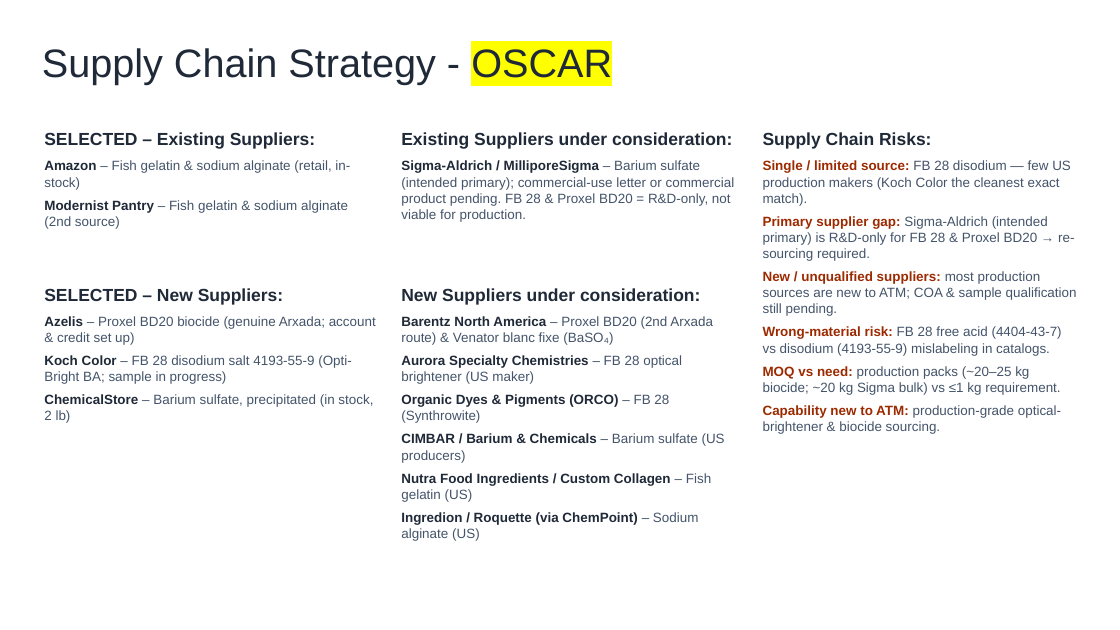
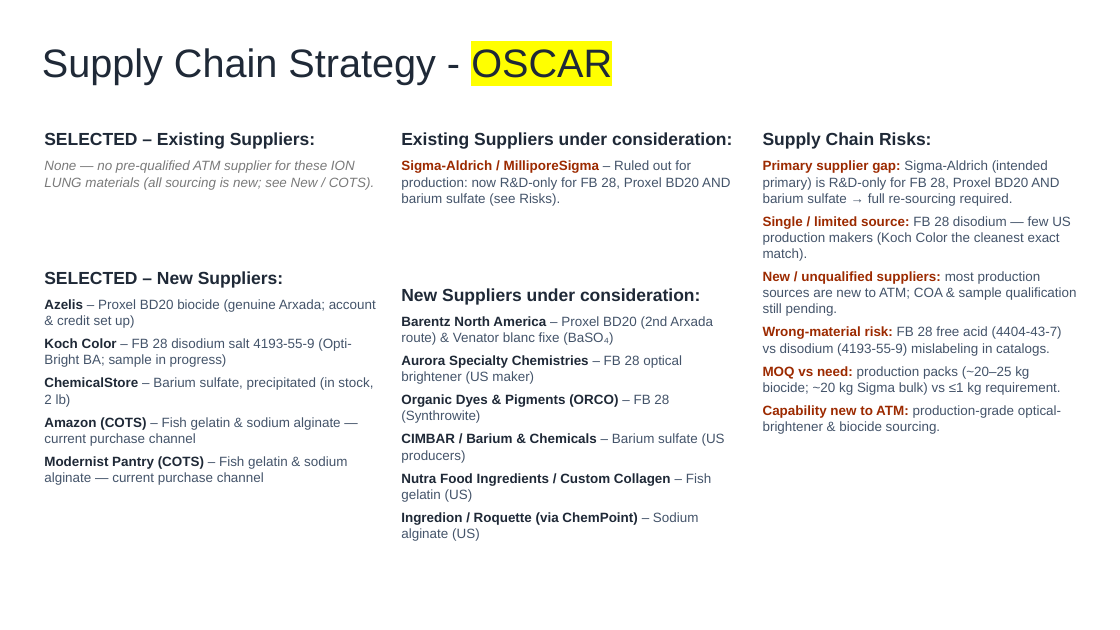
Before and after one commit to naviero1/Claude-Works, a slide deck: slide 1 of commercial-quotes-fb28-barium-sulfate/Supply-Chain-Strategy-OSCAR.pptx. Drawn at 1120x630 pixels with LibreOffice and Linux fonts; fonts in the diff are those of the drawing. Boxes give left, top, right and bottom in pixels: in the first picture for what was removed or moved away, otherwise in the second. Text is boxed around its words. In the diff, an @@ line names an element or a change of style, - is before the commit and + after.

```diff
--- a/commercial-quotes-fb28-barium-sulfate/Supply-Chain-Strategy-OSCAR.pptx
+++ b/commercial-quotes-fb28-barium-sulfate/Supply-Chain-Strategy-OSCAR.pptx
@@ text at <box>44,160,374,190</box>: text changed; text colour #44546A to #7A7A7A; italic on @@
-  • Amazon – Fish gelatin & sodium alginate (retail, in-stock)
-  • Modernist Pantry – Fish gelatin & sodium alginate (2nd source)
+None — no pre-qualified ATM supplier for these ION LUNG materials (all sourcing is new; see New / COTS).
@@ text at <box>401,160,730,206</box>: text changed @@
-  • Sigma-Aldrich / MilliporeSigma – Barium sulfate (intended primary); commercial-use letter or commercial product pending. FB 28 & Proxel BD20 = R&D-only, not viable for production.
+  • Sigma-Aldrich / MilliporeSigma – Ruled out for production: now R&D-only for FB 28, Proxel BD20 AND barium sulfate (see Risks).
@@ text at <box>763,160,1059,206</box>: paragraph added @@
+  • Primary supplier gap: Sigma-Aldrich (intended primary) is R&D-only for FB 28, Proxel BD20 AND barium sulfate → full re-sourcing required.
@@ text at <box>763,216,1074,261</box>: paragraph removed @@
-  • Primary supplier gap: Sigma-Aldrich (intended primary) is R&D-only for FB 28 & Proxel BD20 → re-sourcing required.
@@ text "SELECTED – New Suppliers:": place and size @@
-text "SELECTED – New Suppliers:" at <box>44,288,376,423</box>
+text "SELECTED – New Suppliers:" at <box>44,271,376,485</box>
@@ text at <box>44,417,347,485</box>: paragraphs added @@
+  • Amazon (COTS) – Fish gelatin & sodium alginate — current purchase channel
+  • Modernist Pantry (COTS) – Fish gelatin & sodium alginate — current purchase channel
```
